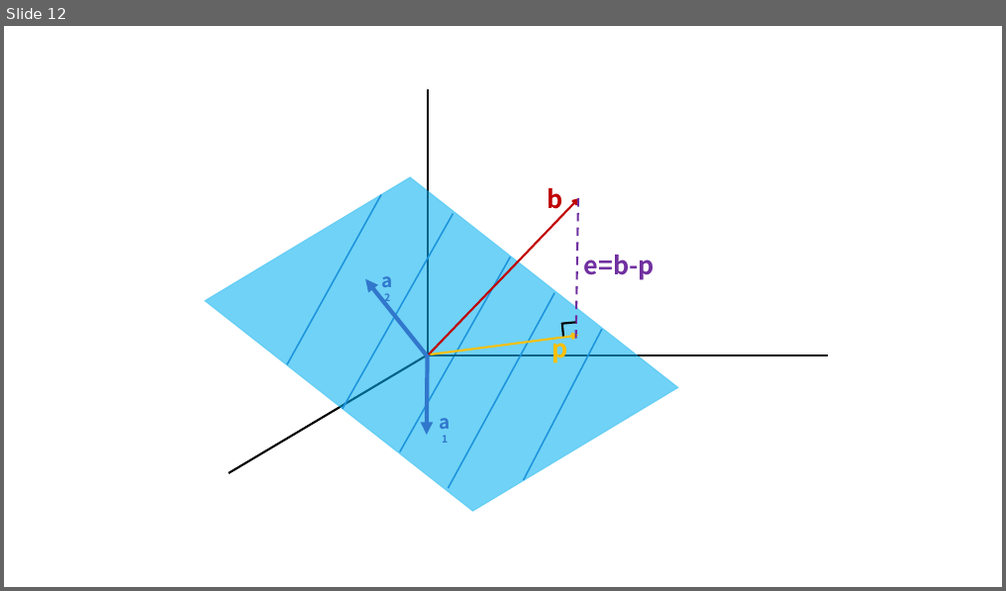
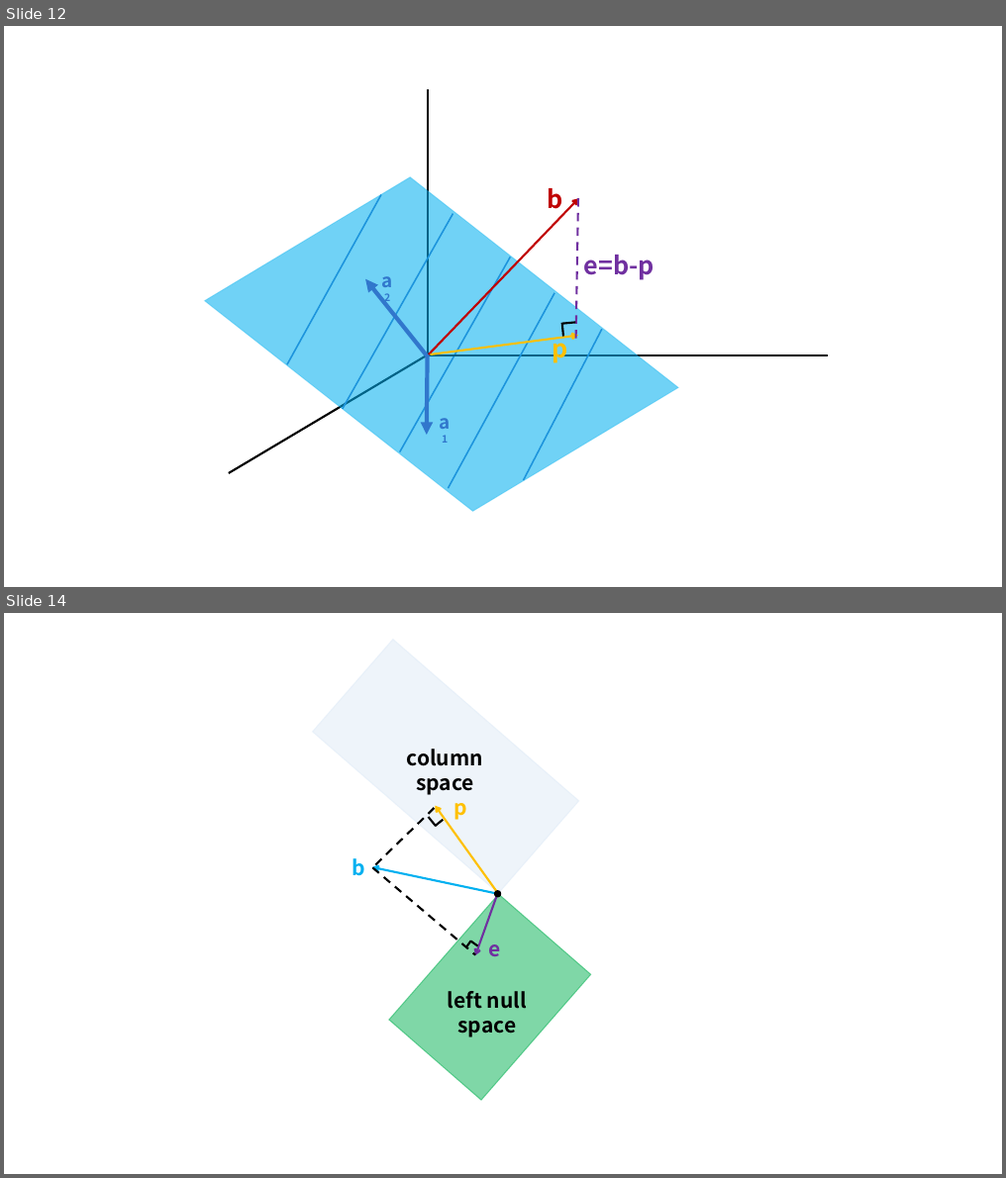
Before and after one commit to AnhaoROMA/LinearAlgebra-MIT, a slide deck: notes/campus.pptx. Shown one above the other, each under a label of ours: slide 12 before the commit, slides 12 and 14 after it; the slides between them are not shown. The pictures are 1006x591 and 1006x1178 pixels, drawn with LibreOffice and Linux fonts; fonts in the diff are those of the drawing. Boxes give left, top, right and bottom in pixels: in the first picture for what was removed or moved away, otherwise in the second. Text is boxed around its words. In the diff, an @@ line names an element or a change of style, - is before the commit and + after.

```diff
--- a/notes/campus.pptx
+++ b/notes/campus.pptx
@@ slide 14 added at (x1=4, y1=613, x2=1002, y2=1174), background #FFFFFF @@
@@ rectangle added at (x1=313, y1=639, x2=579, y2=893), fill #DEEBF7 at 50% opacity, outline #DEEBF7 1 pt @@
@@ text added at (x1=407, y1=749, x2=483, y2=795), 20 pt, text #000000, bold @@
+column space
@@ line added from (435, 808) to (371, 868), #000000 2 pt dashed @@
@@ line added from (436, 826) to (429, 817), #000000 2 pt @@
@@ arrow added from (498, 894) to (436, 805), #FFC000 2 pt @@
@@ line added from (443, 820) to (436, 827), #000000 2 pt @@
@@ text added at (x1=454, y1=803, x2=468, y2=820), 20 pt, text #FFC000, bold @@
+p
@@ text added at (x1=352, y1=859, x2=366, y2=876), 20 pt, text #00B0F0, bold @@
+b
@@ arrow added from (498, 894) to (372, 867), #00B0F0 2 pt @@
@@ line added from (372, 867) to (475, 956), #000000 2 pt dashed @@
@@ rectangle added at (x1=389, y1=894, x2=590, y2=1100), fill #00B050 at 50% opacity, outline #00B050 1 pt @@
@@ arrow added from (498, 893) to (475, 956), #7030A0 2 pt @@
@@ ellipse added at (x1=494, y1=891, x2=500, y2=897), fill #000000, outline #000000 1 pt @@
@@ line added from (466, 947) to (471, 941), #000000 2 pt @@
@@ line added from (471, 942) to (478, 947), #000000 2 pt @@
@@ text added at (x1=489, y1=945, x2=501, y2=957), 20 pt, text #7030A0, bold @@
+e
@@ text added at (x1=448, y1=991, x2=527, y2=1038), 20 pt, text #000000, bold @@
+left null space
```
Also in this commit, not shown: 2 other slides added, 10 other files.
